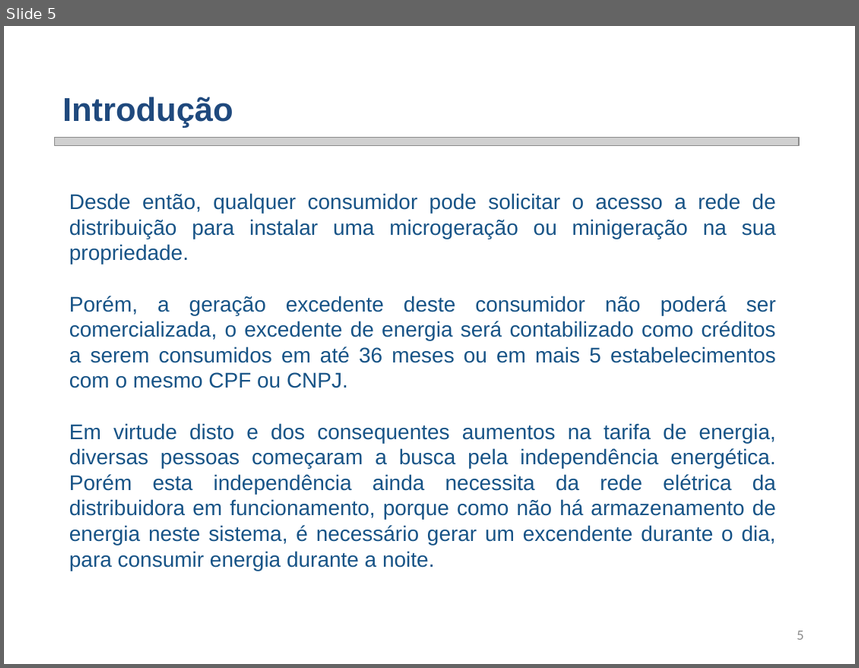
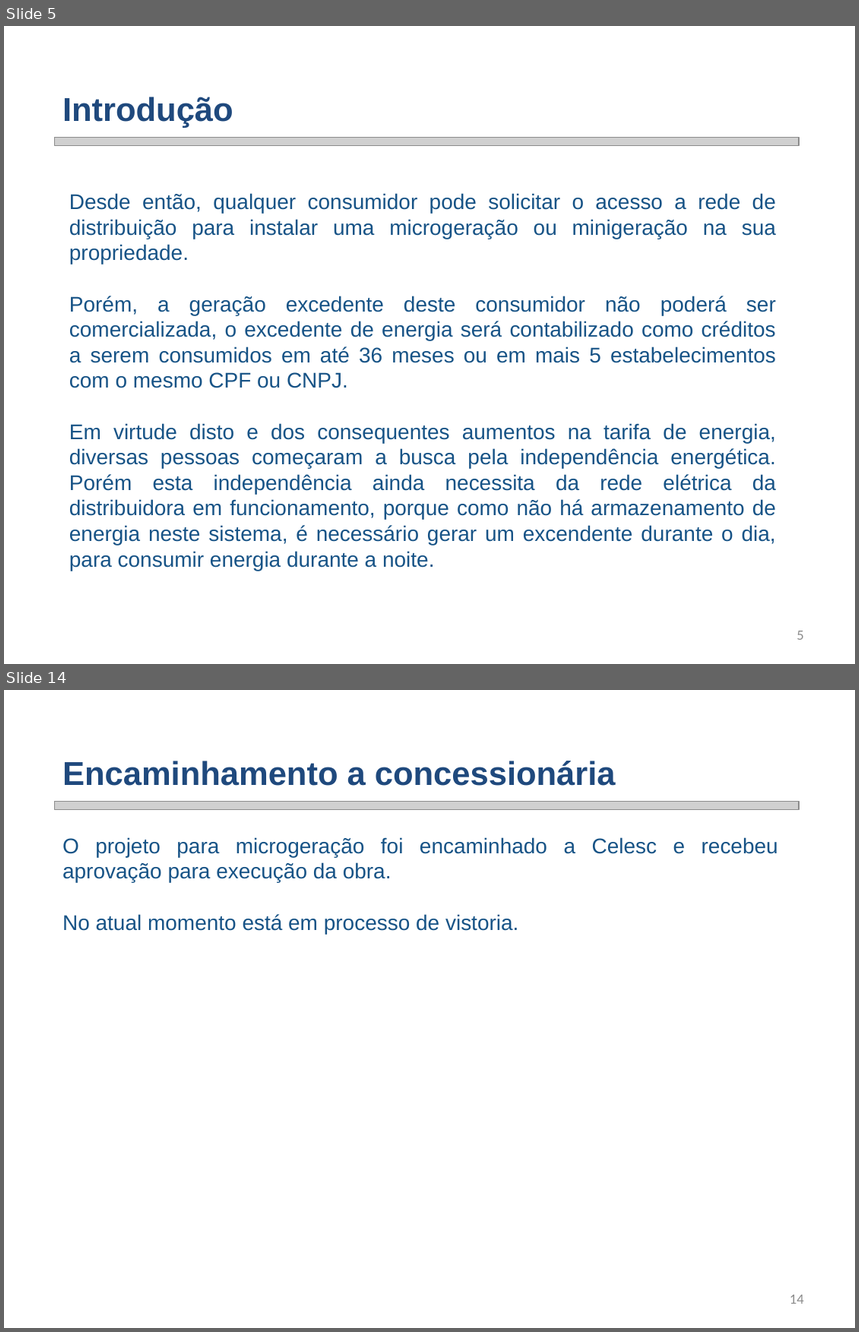
Before and after one commit to smarley2/SGR, a slide deck: Renes/Trabalho 2/SGR Trabalho 2 - Sistema Fotovoltaico.pptx. Shown one above the other, each under a label of ours: slide 5 before the commit, slides 5 and 14 after it; the slides between them are not shown. The pictures are 859x668 and 859x1332 pixels, drawn with LibreOffice and Linux fonts; fonts in the diff are those of the drawing; grey boxes stand for pictures; background and template pictures are left out. Boxes give left, top, right and bottom in pixels: in the first picture for what was removed or moved away, otherwise in the second. Text is boxed around its words. In the diff, an @@ line names an element or a change of style, - is before the commit and + after.

Commit message:
Adicionado referências para o trabalho. Nova versão da apresentação.

```diff
--- a/Renes/Trabalho 2/SGR Trabalho 2 - Sistema Fotovoltaico.pptx
+++ b/Renes/Trabalho 2/SGR Trabalho 2 - Sistema Fotovoltaico.pptx
@@ slide 14 added at (4, 690, 855, 1328), background picture (left out) @@
@@ text added at (63, 761, 616, 786), 28 pt, text #1F497D, bold @@
+Encaminhamento a concessionária
@@ picture added at (54, 802, 799, 810) @@
@@ text added at (63, 837, 778, 934), 18 pt, text #175386 @@
+  O projeto para microgeração foi encaminhado a Celesc e recebeu aprovação para execução da obra.
+  No atual momento está em processo de vistoria.
@@ page number added at (790, 1295, 804, 1304), 12 pt, text #8C8C8C @@
+14
```
Also in this commit, not shown: 2 slides changed, 17 other slides added, 25 slides removed, 23 other files.
